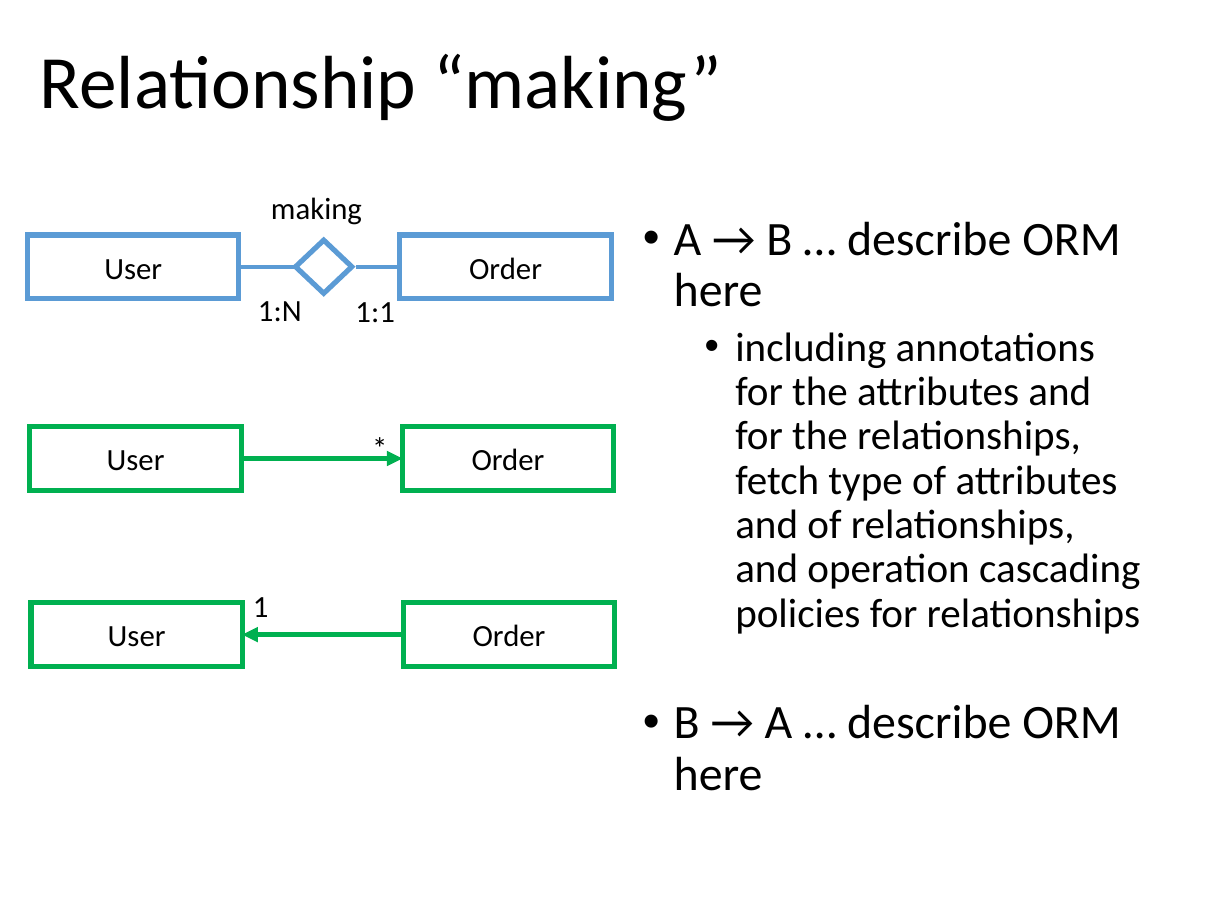
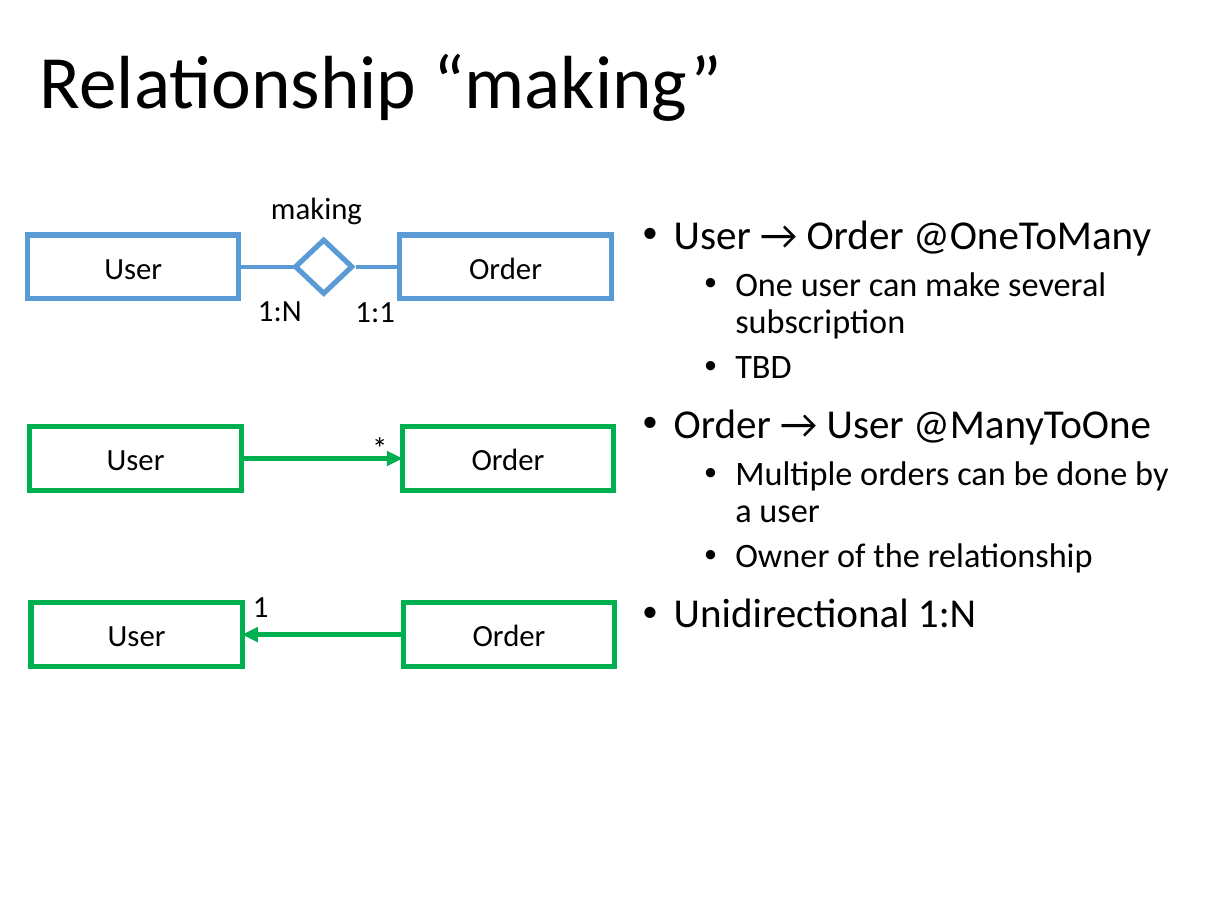
Before and after one commit to marcozetaa/TelcoService, a slide deck: slide 11 of UML/Presentation.pptx (slide 14 before the commit). Drawn at 1232x924 pixels with LibreOffice and Linux fonts; fonts in the diff are those of the drawing. Boxes give left, top, right and bottom in pixels: in the first picture for what was removed or moved away, otherwise in the second. Text is boxed around its words. In the diff, an @@ line names an element or a change of style, - is before the commit and + after.

Commit message:
ORM added in Presentation

```diff
--- a/UML/Presentation.pptx
+++ b/UML/Presentation.pptx
@@ text at box(674, 220, 1168, 628): text changed; size 24 to 20 pt @@
-• A → B … describe ORM here
-  • including annotations for the attributes and for the relationships, fetch type of attributes and of relationships, and operation cascading policies for relationships
-• B → A … describe ORM here
+• User → Order @OneToMany
+  • One user can make several subscription
+  • TBD
+• Order → User @ManyToOne
+  • Multiple orders can be done by a user
+  • Owner of the relationship
+• Unidirectional 1:N
```
Also in this commit, not shown: 2 other slides changed, 2 slides added.
